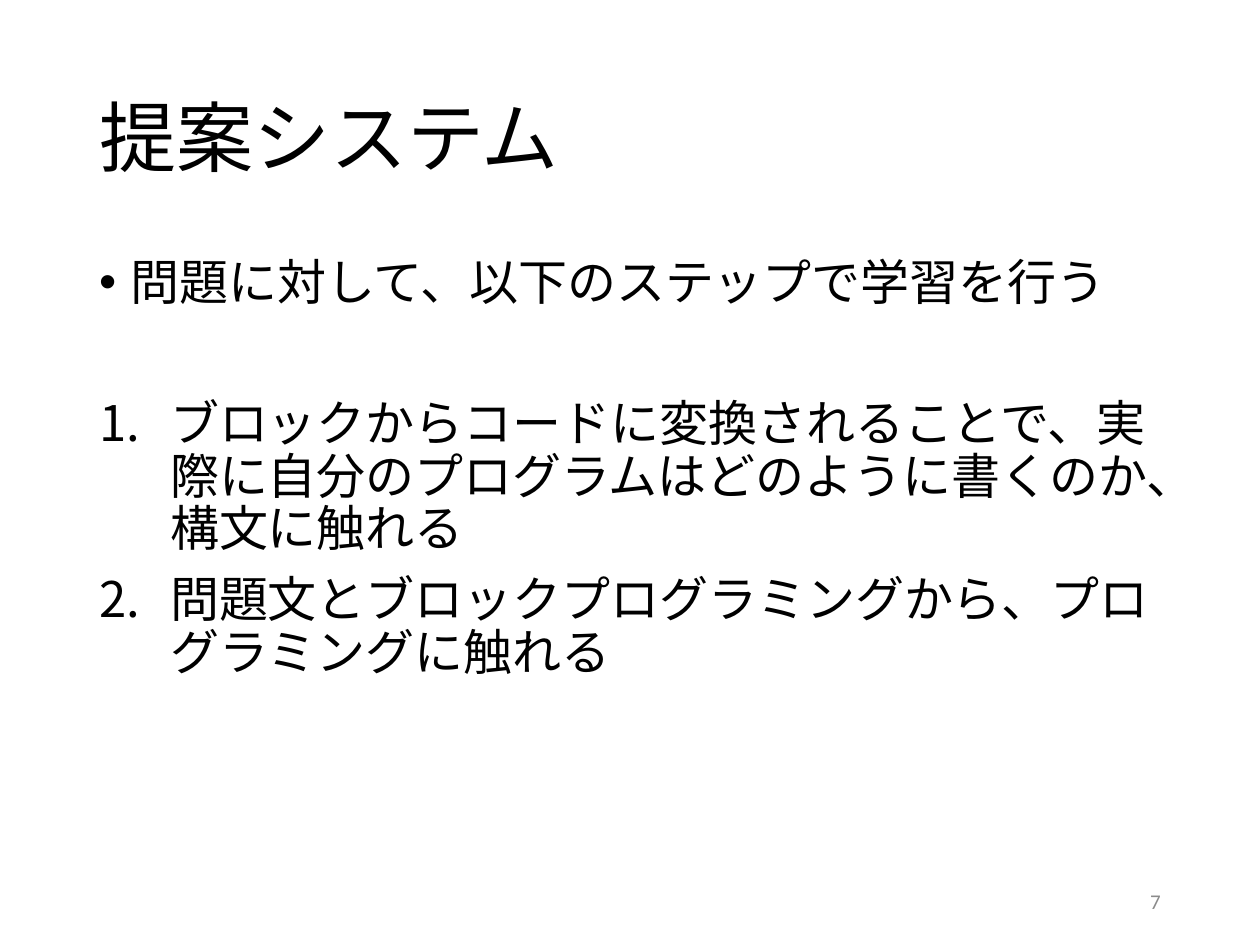
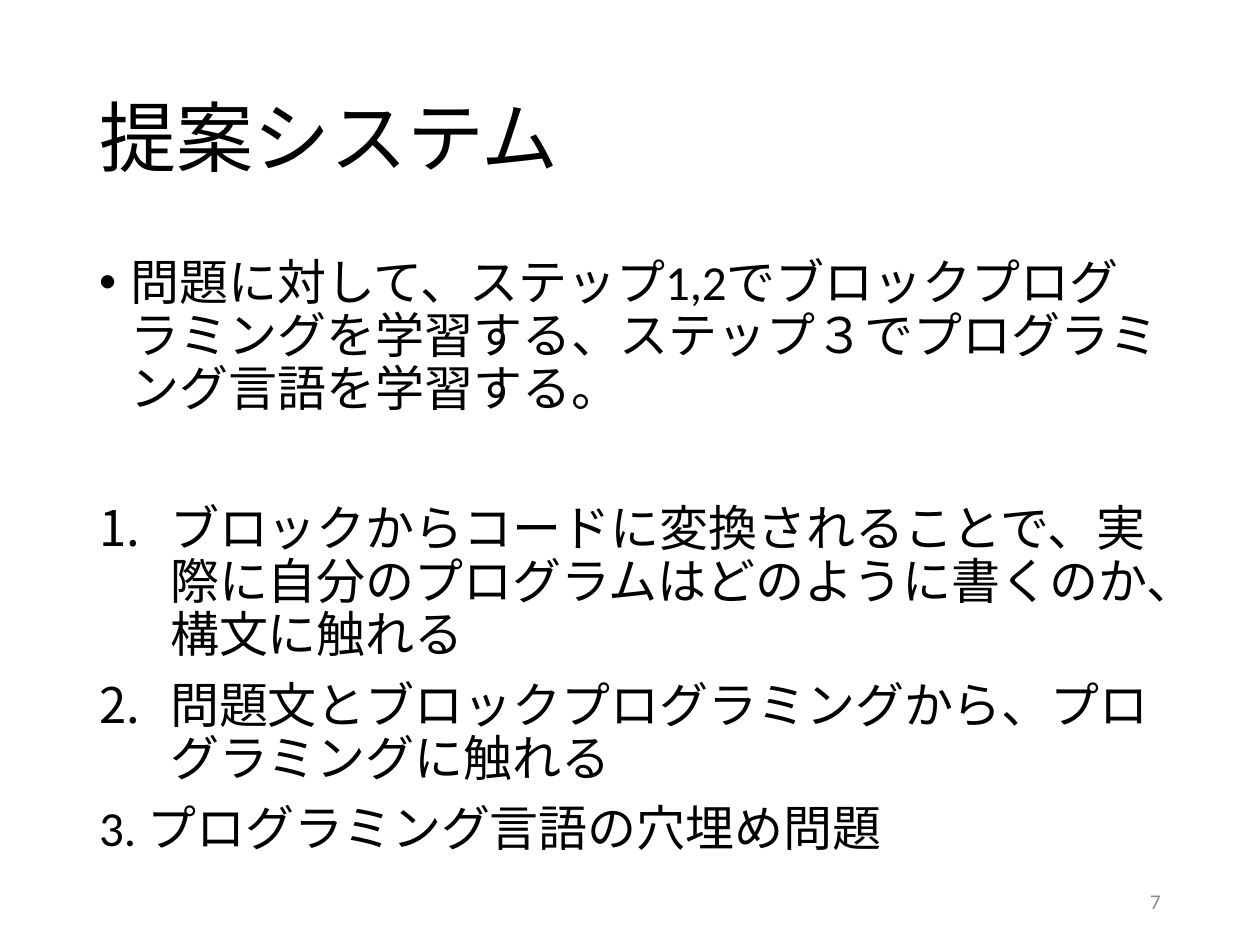
Before and after one commit to kait-takanolab/1821121-shimaoka-thesis, a slide deck: slide 7 of 1821121_shimaoka_sotsuken.pptx. Drawn at 1260x945 pixels with LibreOffice and Linux fonts; fonts in the diff are those of the drawing. Boxes give left, top, right and bottom in pixels: in the first picture for what was removed or moved away, otherwise in the second. Text is boxed around its words. In the diff, an @@ line names an element or a change of style, - is before the commit and + after.

```diff
--- a/1821121_shimaoka_sotsuken.pptx
+++ b/1821121_shimaoka_sotsuken.pptx
@@ text at bbox=[131, 258, 1159, 410]: text changed @@
-• 問題に対して、以下のステップで学習を行う
+• 問題に対して、ステップ1,2でブロックプログラミングを学習する、ステップ３でプログラミング言語を学習する。
@@ text at bbox=[99, 804, 881, 850]: paragraph added @@
+3. プログラミング言語の穴埋め問題
```
Also in this commit, not shown: 2 other slides changed, 1 slide added, 2 other files.
